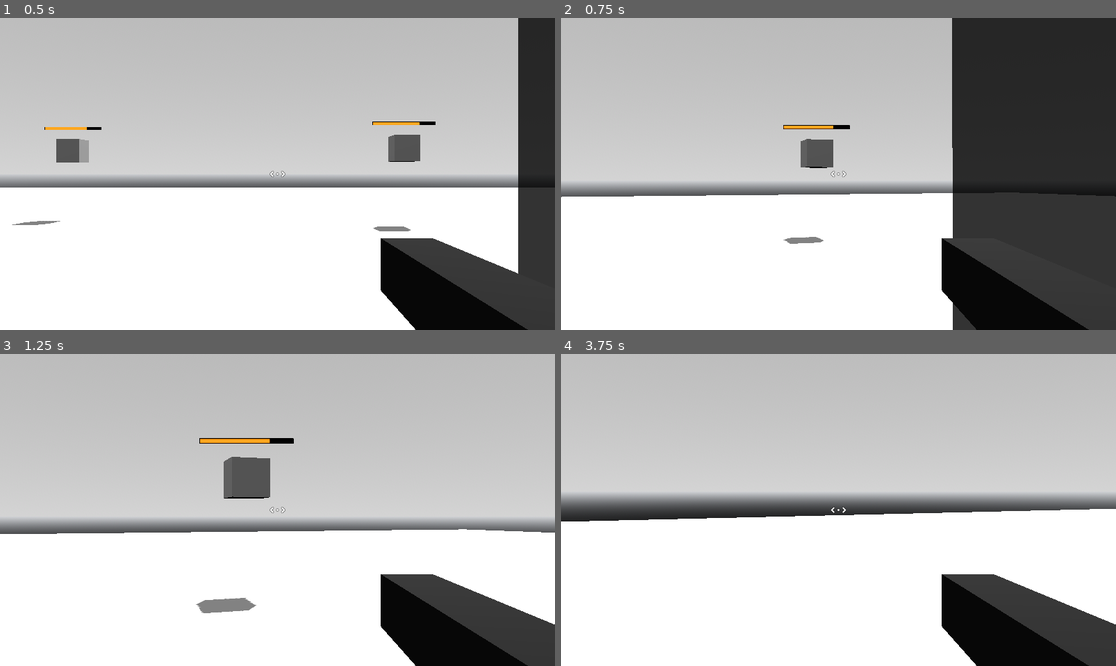
Above: before the commit, frames 1-4 (two rows, left to right).
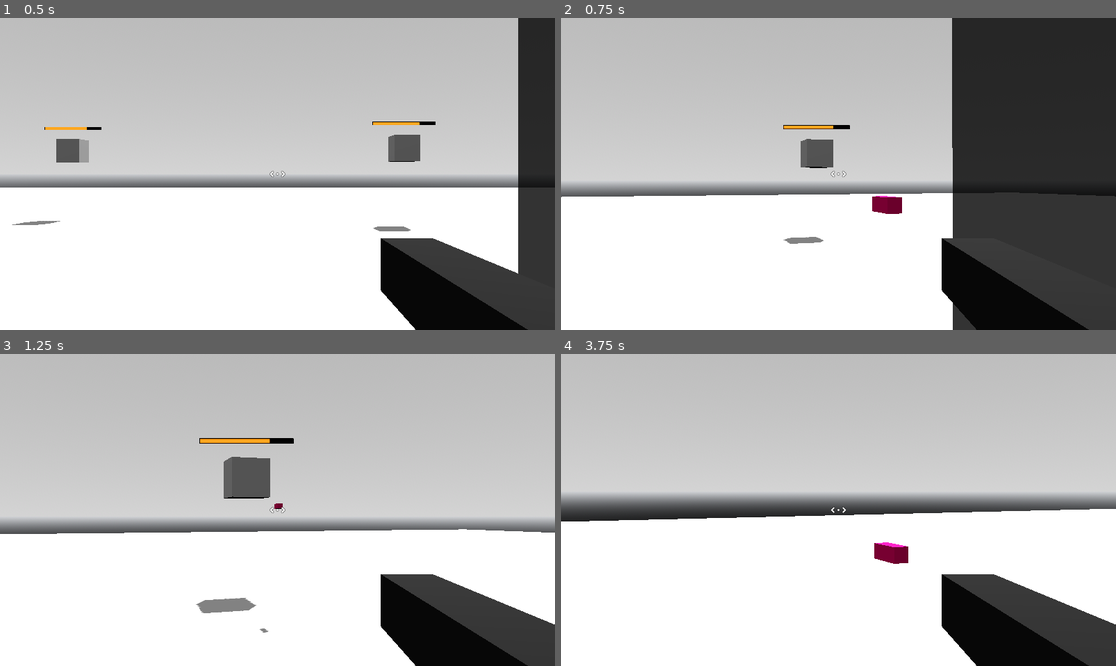
Above: after the commit, the same moments.

Repository: axilirate/metalbellion
Game: Godot game, scene res://scenes/states/gameplay_state/gameplay_state.tscn
Same seed, same stepped clock (60 frames per second), same inputs: the game is played once before the commit and once after it.
Inputs (mouse positions are in pixels of both pictures, inside the frame that each line leads up to):
- Up to frame 1 (0.5 s): no input
- Up to frame 2 (0.75 s): tap Enter at 0.5 s; move the mouse to (866, 174) at 0.52 s; hold W (move_forward) from 0.53 s (still down); click (866, 174) at 0.6 s
- Up to frame 3 (1.25 s): keep holding W (move_forward)
- Up to frame 4 (3.75 s): keep holding W (move_forward); move the mouse to (810, 510) at 1.27 s; click (810, 510) at 1.35 s; move the mouse to (849, 503) at 2.02 s; click (849, 503) at 2.1 s; move the mouse to (832, 516) at 2.77 s; click (832, 516) at 2.85 s; move the mouse to (877, 513) at 3.52 s; click (877, 513) at 3.6 s

Frame 1 is identical in both runs. In frame 2, 0.3% of the frame differs, in the area x 56-62%, y 57-63%; in frame 3, less than 0.1%; in frame 4, 0.4%, in the area x 56-63%, y 60-68%.

Commit message:
update

Diff:
--- a/classes/objects/bullet.gd
+++ b/classes/objects/bullet.gd
@@ -5,13 +5,15 @@
 
 
 var instance: Area3D
+var mesh: MeshInstance3D
 var properties: BulletProperties
 
 
-func _init(type: GlobalEnum.BulletType) -> void:
+func _init(type: ObjectEnum.BulletType) -> void:
 	match type:
-		GlobalEnum.BulletType.TEST_BULLET:
+		ObjectEnum.BulletType.TEST_BULLET:
 			const SCENE_PATH: String = "res://scenes/bullets/test_bullet/test_bullet.tscn"
 			var test_bullet: TestBullet = preload(SCENE_PATH).instantiate()
 			instance = test_bullet
+			mesh = test_bullet.mesh
 			properties = test_bullet.properties
--- a/classes/objects/bullet_properties.gd
+++ b/classes/objects/bullet_properties.gd
@@ -5,4 +5,3 @@
 
 
 var velocity: Vector3
-var speed: int
--- a/classes/objects/enemy.gd
+++ b/classes/objects/enemy.gd
@@ -11,9 +11,9 @@
 
 
 
-func _init(type: GlobalEnum.EnemyType) -> void:
+func _init(type: ObjectEnum.EnemyType) -> void:
 	match type:
-		GlobalEnum.EnemyType.TEST_ENEMY:
+		ObjectEnum.EnemyType.TEST_ENEMY:
 			const SCENE_PATH: String = "res://scenes/enemies/test_enemy/test_enemy.tscn"
 			var test_enemy: TestEnemy = preload(SCENE_PATH).instantiate()
 			instance = test_enemy
--- a/classes/objects/weapon.gd
+++ b/classes/objects/weapon.gd
@@ -7,14 +7,15 @@
 var instance: MeshInstance3D
 var melee_properites = MeleeWeaponProperties.new()
 var ranged_properites = RangedWeaponProperties.new()
-var bullet_type: GlobalEnum.BulletType
+var bullet_type: ObjectEnum.BulletType
 
 
-func _init(type: GlobalEnum.WeaponType) -> void:
+
+func _init(type: ObjectEnum.WeaponType) -> void:
 	match type:
-		GlobalEnum.WeaponType.TEST_GUN:
+		ObjectEnum.WeaponType.TEST_GUN:
 			const SCENE_PATH: String = "res://scenes/guns/test_gun/test_gun.tscn"
 			var test_gun: TestGun = preload(SCENE_PATH).instantiate()
 			ranged_properites.barrel_marker = test_gun.barrel_marker
-			bullet_type = GlobalEnum.BulletType.TEST_BULLET
+			bullet_type = ObjectEnum.BulletType.TEST_BULLET
 			instance = test_gun
--- a/classes/static/global_enum.gd
+++ b/classes/static/object_enum.gd
@@ -1,4 +1,4 @@
-class_name GlobalEnum
+class_name ObjectEnum
 
 
 
--- a/project.godot
+++ b/project.godot
@@ -47,6 +47,12 @@
 ]
 }
 
+[layer_names]
+
+3d_physics/layer_1="Environment"
+3d_physics/layer_2="Player"
+3d_physics/layer_3="Enemy"
+
 [rendering]
 
 renderer/rendering_method.mobile="gl_compatibility"
--- a/scenes/bullets/test_bullet/test_bullet.gd
+++ b/scenes/bullets/test_bullet/test_bullet.gd
@@ -6,11 +6,26 @@
 @export var mesh: MeshInstance3D
 
 var properties = BulletProperties.new()
-
+var life_time: float = 1
 
 
 
 
 func  _physics_process(delta: float) -> void:
-	global_position += properties.velocity * properties.speed * delta
-	mesh.global_position = global_position
+	global_position += properties.velocity * delta
+	process_life_time(delta)
+
+
+
+func _process(delta: float) -> void:
+	mesh.global_position += properties.velocity * delta
+	mesh.global_position = lerp(mesh.global_position, global_position, delta * 5)
+
+
+
+
+func process_life_time(delta: float) -> void:
+	life_time -= delta
+
+	if life_time <= 0:
+		queue_free()
--- a/scenes/bullets/test_bullet/test_bullet.tscn
+++ b/scenes/bullets/test_bullet/test_bullet.tscn
@@ -1,9 +1,12 @@
-[gd_scene load_steps=4 format=3 uid="uid://bsv4rs8cppsqr"]
+[gd_scene load_steps=5 format=3 uid="uid://bsv4rs8cppsqr"]
 
 [ext_resource type="Script" path="res://scenes/bullets/test_bullet/test_bullet.gd" id="1_ckhrc"]
 
 [sub_resource type="BoxMesh" id="BoxMesh_55g5b"]
 size = Vector3(0.1, 0.1, 0.25)
+
+[sub_resource type="StandardMaterial3D" id="StandardMaterial3D_324pf"]
+albedo_color = Color(0.741176, 0, 0.388235, 1)
 
 [sub_resource type="ConcavePolygonShape3D" id="ConcavePolygonShape3D_765fn"]
 data = PackedVector3Array(-0.05, 0.05, 0.125, 0.05, 0.05, 0.125, -0.05, -0.05, 0.125, 0.05, 0.05, 0.125, 0.05, -0.05, 0 …(644 unchanged characters)…
@@ -15,6 +18,7 @@
 [node name="MeshInstance3D" type="MeshInstance3D" parent="."]
 top_level = true
 mesh = SubResource("BoxMesh_55g5b")
+surface_material_override/0 = SubResource("StandardMaterial3D_324pf")
 
 [node name="CollisionShape3D" type="CollisionShape3D" parent="."]
 shape = SubResource("ConcavePolygonShape3D_765fn")
--- a/scenes/character_bodies/player/player.gd
+++ b/scenes/character_bodies/player/player.gd
@@ -21,7 +21,7 @@
 
 func _ready() -> void:
 	Input.mouse_mode = Input.MOUSE_MODE_CAPTURED
-	equip_weapon(Weapon.new(GlobalEnum.WeaponType.TEST_GUN))
+	equip_weapon(Weapon.new(ObjectEnum.WeaponType.TEST_GUN))
 
 
 
--- a/scenes/character_bodies/player/player.tscn
+++ b/scenes/character_bodies/player/player.tscn
@@ -7,6 +7,7 @@
 [sub_resource type="CapsuleShape3D" id="CapsuleShape3D_xmee1"]
 
 [node name="Player" type="CharacterBody3D" node_paths=PackedStringArray("weapon_holder", "camera_target", "camera")]
+collision_layer = 2
 script = ExtResource("1_4ctie")
 weapon_holder = NodePath("PlayerCamera/WeaponHolder")
 camera_target = NodePath("CameraTarget")
--- a/scenes/enemies/test_enemy/test_enemy.tscn
+++ b/scenes/enemies/test_enemy/test_enemy.tscn
@@ -3,22 +3,21 @@
 [ext_resource type="Script" path="res://scenes/enemies/test_enemy/test_enemy.gd" id="1_ilmfg"]
 [ext_resource type="PackedScene" uid="uid://lh6ytv3rh8o3" path="res://scenes/3d_nodes/health_bar/health_bar.tscn" id="2_1ak3l"]
 
-[sub_resource type="ConcavePolygonShape3D" id="ConcavePolygonShape3D_mptco"]
-data = PackedVector3Array(-0.5, 0.5, 0.5, 0.5, 0.5, 0.5, -0.5, -0.5, 0.5, 0.5, 0.5, 0.5, 0.5, -0.5, 0.5, -0.5, -0.5, 0.5, 0.5, 0.5, -0.5, -0.5, 0.5, -0.5, 0.5, -0.5, -0.5, -0.5, 0.5, -0.5, -0.5, -0.5, -0.5, 0.5, -0.5, -0.5, 0.5, 0.5, 0.5, 0.5, 0.5, -0.5, 0.5, -0.5, 0.5, 0.5, 0.5, -0.5, 0.5, -0.5, -0.5, 0.5, -0.5, 0.5, -0.5, 0.5, -0.5, -0.5, 0.5, 0.5, -0.5, -0.5, -0.5, -0.5, 0.5, 0.5, -0.5, -0.5, 0.5, -0.5, -0.5, -0.5, 0.5, 0.5, 0.5, -0.5, 0.5, 0.5, 0.5, 0.5, -0.5, -0.5, 0.5, 0.5, -0.5, 0.5, -0.5, 0.5, 0.5, -0.5, -0.5, -0.5, 0.5, 0.5, -0.5, 0.5, -0.5, -0.5, -0.5, 0.5, -0.5, 0.5, 0.5, -0.5, -0.5, -0.5, -0.5, -0.5)
+[sub_resource type="BoxMesh" id="BoxMesh_xx705"]
 
-[sub_resource type="BoxMesh" id="BoxMesh_xx705"]
+[sub_resource type="BoxShape3D" id="BoxShape3D_38xyj"]
 
 [node name="TestEnemy" type="CharacterBody3D" node_paths=PackedStringArray("collision_shape")]
 script = ExtResource("1_ilmfg")
 collision_shape = NodePath("CollisionShape3D")
 
-[node name="CollisionShape3D" type="CollisionShape3D" parent="."]
-transform = Transform3D(1, 0, 0, 0, 1, 0, 0, 0, 1, 0, 3, 0)
-shape = SubResource("ConcavePolygonShape3D_mptco")
-
 [node name="MeshInstance3D" type="MeshInstance3D" parent="."]
 transform = Transform3D(1, 0, 0, 0, 1, 0, 0, 0, 1, 0, 3, 0)
 mesh = SubResource("BoxMesh_xx705")
 
+[node name="CollisionShape3D" type="CollisionShape3D" parent="."]
+transform = Transform3D(1, 0, 0, 0, 1, 0, 0, 0, 1, 0, 3, 0)
+shape = SubResource("BoxShape3D_38xyj")
+
 [node name="HealthBar" parent="." instance=ExtResource("2_1ak3l")]
 transform = Transform3D(1, 0, 0, 0, 1, 0, 0, 0, 1, 0, 4, 0)
--- a/scenes/guns/test_gun/test_gun.tscn
+++ b/scenes/guns/test_gun/test_gun.tscn
@@ -15,4 +15,4 @@
 barrel_marker = NodePath("BarrelMarker")
 
 [node name="BarrelMarker" type="Marker3D" parent="."]
-transform = Transform3D(1, 0, 0, 0, 1, 0, 0, 0, 1, 0, 0, -0.829552)
+transform = Transform3D(1, 0, 0, 0, 1, 0, 0, 0, 1, 0, 0, -0.966231)
--- a/scenes/states/gameplay_state/gameplay_state.gd
+++ b/scenes/states/gameplay_state/gameplay_state.gd
@@ -6,7 +6,7 @@
 var enemy_attribues: Array[Attributes] = []
 var enemies: Array[CharacterBody3D] = []
 
-var player_shot_bullets: Array[Area3D] = []
+var bullets: Array[Bullet] = []
 
 
 
@@ -15,6 +15,7 @@
 func _physics_process(_delta: float) -> void:
 	process_enemy_spawning()
 	process_player_shooting()
+	process_bullets()
 
 
 
@@ -27,25 +28,51 @@
 
 
 
-func process_player_shooting():
+func process_player_shooting() -> void:
 	if not Input.is_action_just_pressed("shoot"):
 		return
 
 	var bullet = Bullet.new(player.active_weapon.bullet_type)
 	bullet.instance.position = player.camera.global_position
 	bullet.instance.rotation = player.camera.global_rotation
-	bullet.properties.velocity = player.camera.global_rotation
-	bullet.properties.speed = 10
+	bullet.properties.velocity = -player.camera.global_transform.basis.z * 25
 	add_child(bullet.instance)
-	print("?")
+	bullet.mesh.global_position = player.active_weapon.ranged_properites.barrel_marker.global_position
+	bullets.push_back(bullet)
 
+
+
+
+
+func process_bullets() -> void:
+	var bullet_indexes_to_remove: Array[int] = []
+
+
+	for index in bullets.size():
+		var bullet: Bullet = bullets[index]
+
+		if not is_instance_valid(bullet.instance):
+			bullet_indexes_to_remove.push_back(index)
+			continue
+
+		var overlapping_bodies = bullet.instance.get_overlapping_bodies()
+
+		if overlapping_bodies.size():
+			if enemies.has(overlapping_bodies.front()):
+				print("hit enemy")
+			bullet.instance.queue_free()
+
+
+
+	for index in bullet_indexes_to_remove:
+		bullets.pop_at(index)
 
 
 
 
 func try_to_spawn_enemy() -> void:
 	var enemy_spawn_ray_cast: RayCast3D = preload("res://scenes/3d_nodes/enemy_spawn_ray_cast/enemy_spawn_ray_cast.tscn").instantiate()
-	var enemy = Enemy.new(GlobalEnum.EnemyType.TEST_ENEMY)
+	var enemy = Enemy.new(ObjectEnum.EnemyType.TEST_ENEMY)
 
 	add_child(enemy_spawn_ray_cast)
 	enemy_spawn_ray_cast.position = player.position + Vector3(randi_range(-20, 20), player.position.y + 5, randi_range(-20, 20))
